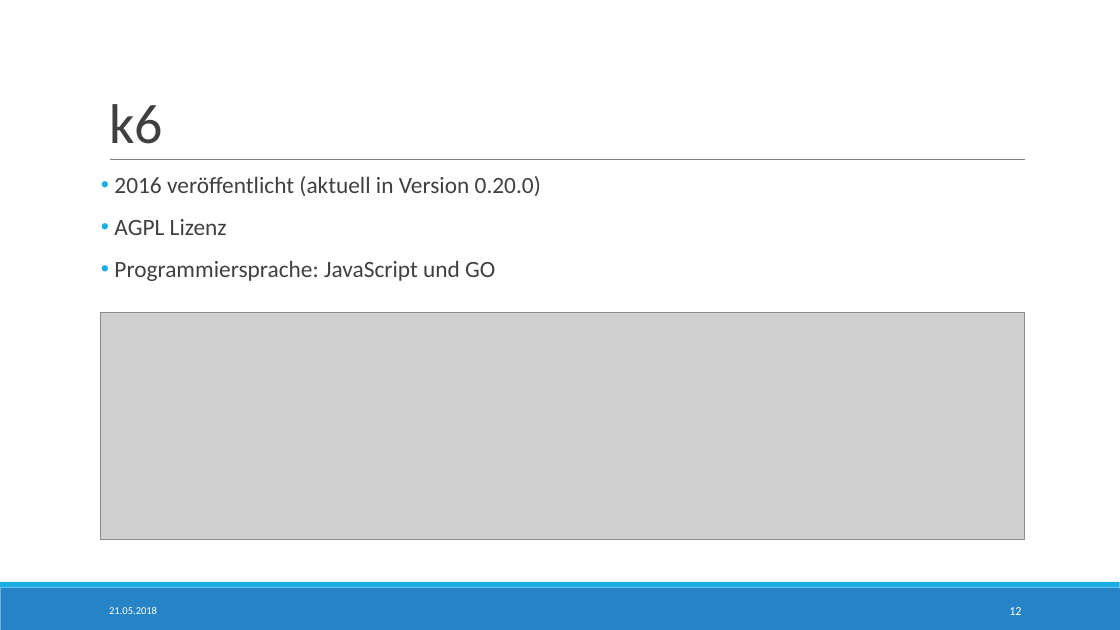
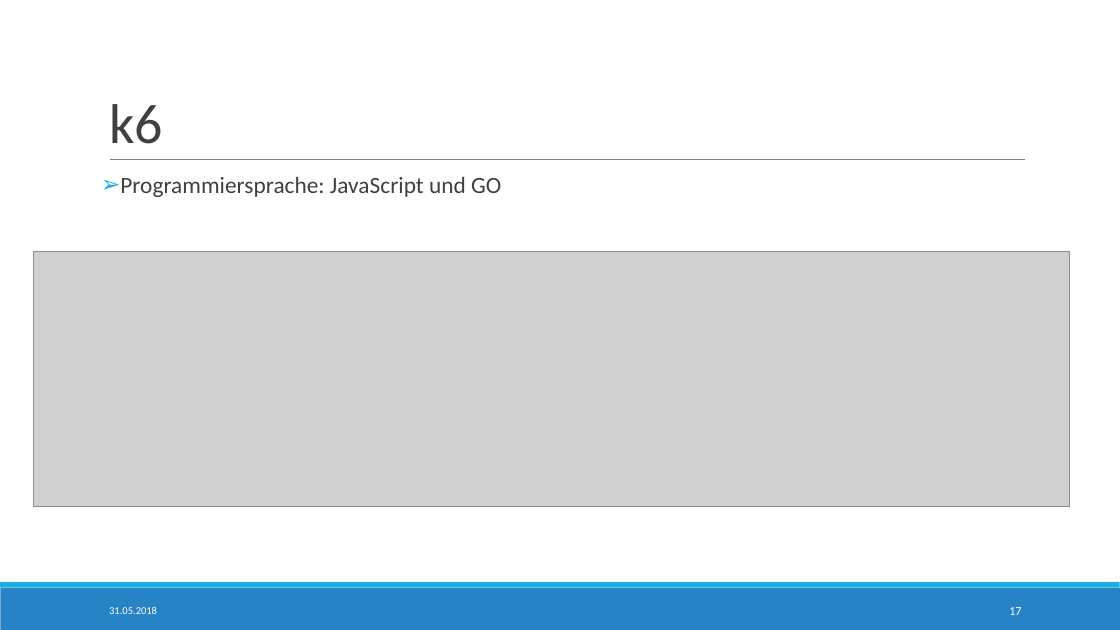
Before and after one commit to StTraeger/sqs-car-webservice, a slide deck: slide 17 of sqsdemoserver/LoadTesting.pptx (slide 12 before the commit). Drawn at 1120x630 pixels with LibreOffice and Linux fonts; fonts in the diff are those of the drawing; grey boxes stand for pictures. Boxes give left, top, right and bottom in pixels: in the first picture for what was removed or moved away, otherwise in the second. Text is boxed around its words. In the diff, an @@ line names an element or a change of style, - is before the commit and + after.

```diff
--- a/sqsdemoserver/LoadTesting.pptx
+++ b/sqsdemoserver/LoadTesting.pptx
@@ text "Programmiersprache: JavaScript und GO" at <box>120,177,501,197</box>: bullet • to ➢ @@
@@ text at <box>114,176,541,235</box>: paragraphs removed @@
-• 2016 veröffentlicht (aktuell in Version 0.20.0)
-• AGPL Lizenz
@@ picture: place and size @@
-picture at <box>101,313,1025,539</box>
+picture at <box>34,252,1070,507</box>
@@ page number at <box>1009,607,1021,615</box>: text changed @@
-12
+17
```
Also in this commit, not shown: 13 other slides changed, 9 slides added, 3 slides removed, 6 other files.
